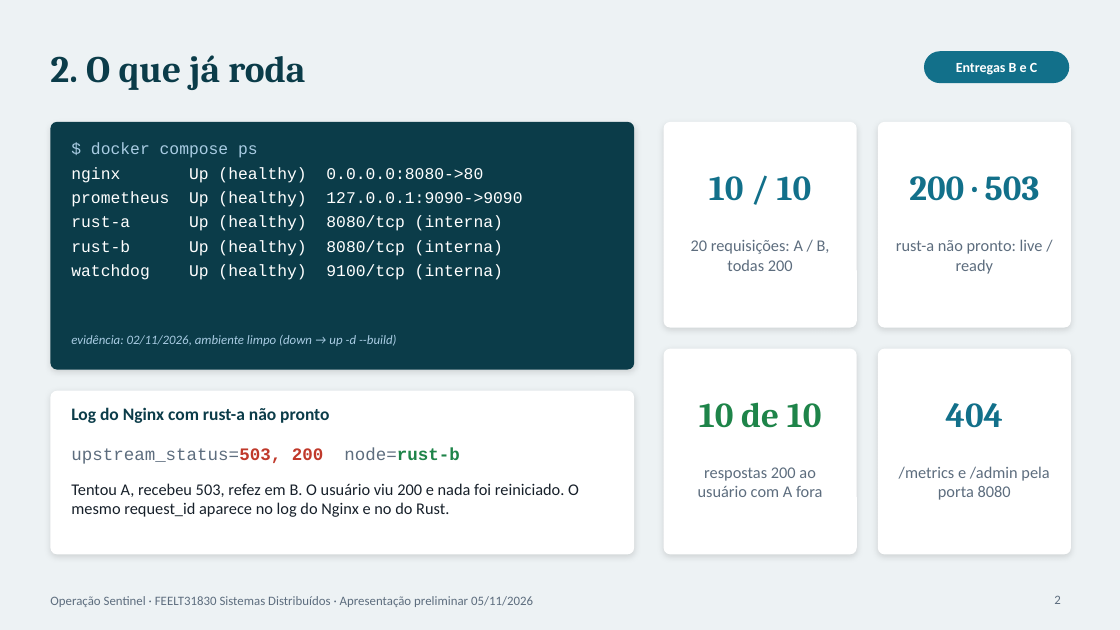
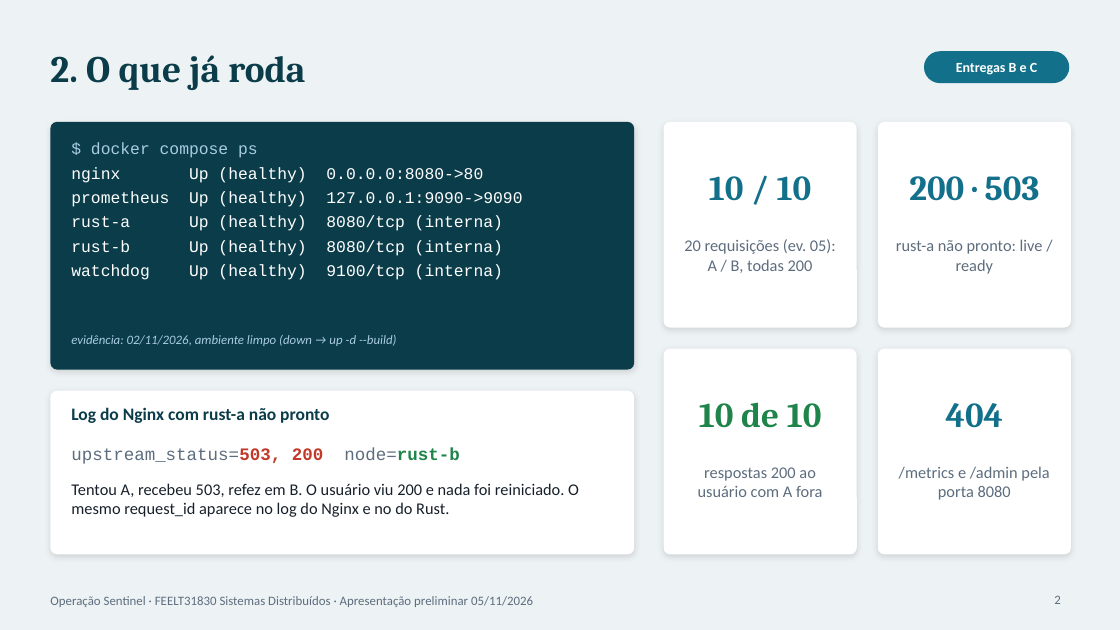
Before and after one commit to luqinias/proj-sentinela-sd, a slide deck: slide 2 of docs/apresentacao/Sentinel_Apresentacao_Preliminar.pptx. Drawn at 1120x630 pixels with LibreOffice and Linux fonts; fonts in the diff are those of the drawing. Boxes give left, top, right and bottom in pixels: in the first picture for what was removed or moved away, otherwise in the second. Text is boxed around its words. In the diff, an @@ line names an element or a change of style, - is before the commit and + after.

```diff
--- a/docs/apresentacao/Sentinel_Apresentacao_Preliminar.pptx
+++ b/docs/apresentacao/Sentinel_Apresentacao_Preliminar.pptx
@@ text at <box>684,239,836,273</box>: text changed @@
-20 requisições: A / B, todas 200
+20 requisições (ev. 05): A / B, todas 200
```
Also in this commit, not shown: 1 other slide changed, 24 other files.
